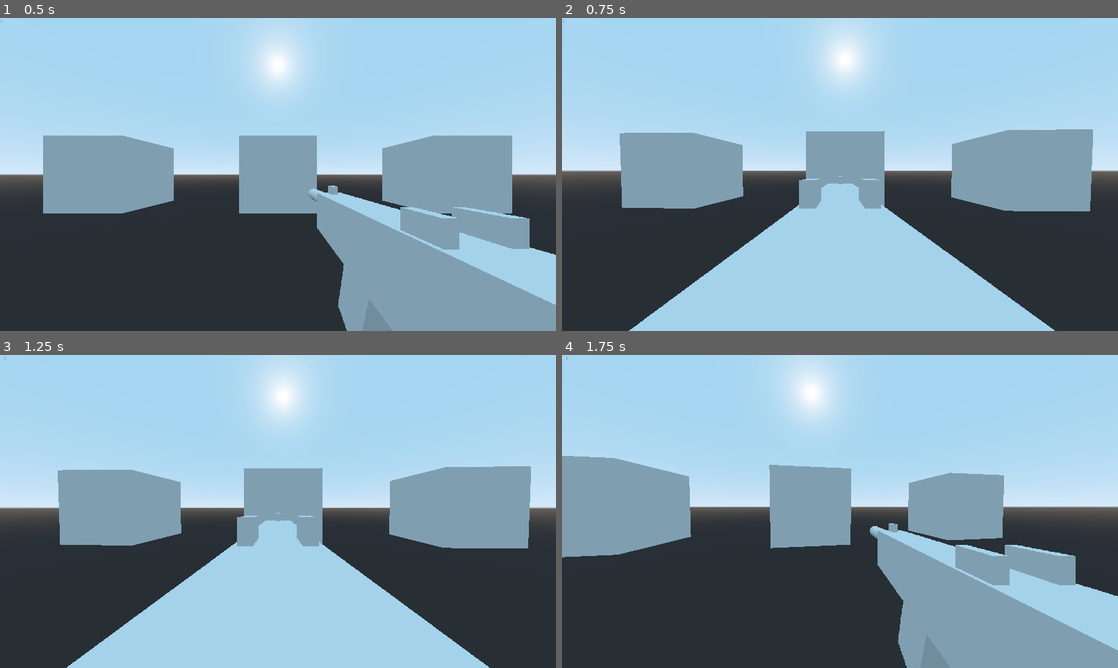
Above: before the commit, frames 1-4 (two rows, left to right).
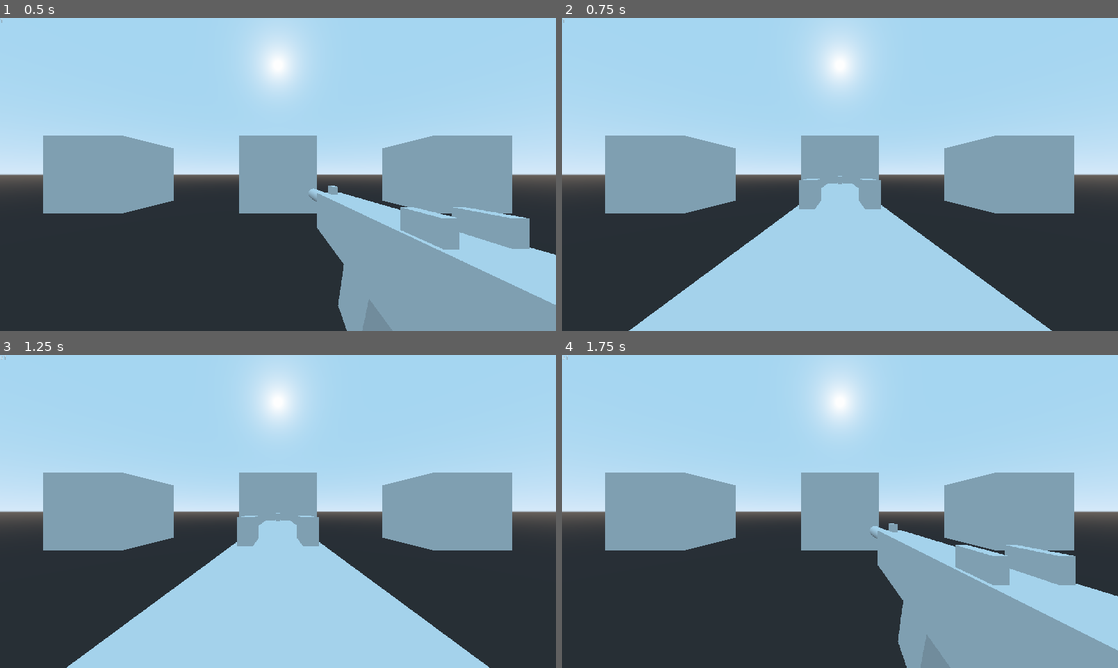
Above: after the commit, the same moments.

Repository: ringating/fps-test
Game: Godot game, scene res://scenes/3d_test_scene.tscn
Same seed, same stepped clock (60 frames per second), same inputs: the game is played once before the commit and once after it.
Inputs (mouse positions are in pixels of both pictures, inside the frame that each line leads up to):
- Up to frame 1 (0.5 s): no input
- Up to frame 2 (0.75 s): move the mouse to (834, 180) at 0.52 s; hold Right mouse button (ADS) from 0.53 s (still down)
- Up to frame 3 (1.25 s): keep holding Right mouse button (ADS)
- Up to frame 4 (1.75 s): tap Enter at 1.25 s; move the mouse to (878, 514) at 1.27 s; release Right mouse button (ADS) at 1.28 s; click (878, 514) at 1.35 s

Frame 1 is identical in both runs. In frame 2, 4.2% of the frame differs, in the area x 0-100%, y 11-100%; in frame 3, 4.1%; in frame 4, 14%, in the area x 0-100%, y 2-77%.

Commit message:
fixed fps cap script, broke mouse movement event handling

Diff:
--- a/scenes/3d_test_scene.tscn
+++ b/scenes/3d_test_scene.tscn
@@ -9,71 +9,34 @@
 [ext_resource path="res://scripts/viewmodel_sway.gd" type="Script" id=7]
 [ext_resource path="res://scripts/fire_weapon.gd" type="Script" id=8]
 [ext_resource path="res://scripts/print_fps_to_label.gd" type="Script" id=9]
-
-[sub_resource type="CubeMesh" id=1]
+[ext_resource path="res://scripts/toggle_fps_cap.gd" type="Script" id=10]
 
 [sub_resource type="CubeMesh" id=2]
 
 [sub_resource type="CylinderMesh" id=3]
 
+[sub_resource type="CubeMesh" id=1]
+
 [node name="root_spatial" type="Spatial"]
 script = ExtResource( 1 )
 
-[node name="main_camera" type="Camera" parent="."]
+[node name="mouse_look" type="Spatial" parent="."]
+script = ExtResource( 2 )
+
+[node name="main_camera" type="Camera" parent="mouse_look"]
 transform = Transform( 1, 0, 0, 0, 1, 0, 0, 0, 1, 0, 1, 0 )
 current = true
 fov = 90.0
-script = ExtResource( 2 )
 
-[node name="Node" type="Node" parent="main_camera"]
+[node name="register_main_camera" type="Node" parent="mouse_look/main_camera"]
 script = ExtResource( 3 )
 
-[node name="MeshInstance" type="MeshInstance" parent="."]
-transform = Transform( 1, 0, 0, 0, 1, 0, 0, 0, 1, 0, 1, -5 )
-mesh = SubResource( 1 )
-material/0 = null
-
-[node name="MeshInstance6" type="MeshInstance" parent="."]
-transform = Transform( 1, 0, 0, 0, 1, 0, 0, 0, 1, 0, 1, 5 )
-mesh = SubResource( 1 )
-material/0 = null
-
-[node name="MeshInstance3" type="MeshInstance" parent="."]
-transform = Transform( 1, 0, 0, 0, 1, 0, 0, 0, 1, 5, 1, 0 )
-mesh = SubResource( 1 )
-material/0 = null
-
-[node name="MeshInstance4" type="MeshInstance" parent="."]
-transform = Transform( 1, 0, 0, 0, 1, 0, 0, 0, 1, -5, 1, 0 )
-mesh = SubResource( 1 )
-material/0 = null
-
-[node name="MeshInstance2" type="MeshInstance" parent="."]
-transform = Transform( 1, 0, 0, 0, 1, 0, 0, 0, 1, 5, 1, -5 )
-mesh = SubResource( 1 )
-material/0 = null
-
-[node name="MeshInstance8" type="MeshInstance" parent="."]
-transform = Transform( 1, 0, 0, 0, 1, 0, 0, 0, 1, 5, 1, 5 )
-mesh = SubResource( 1 )
-material/0 = null
-
-[node name="MeshInstance5" type="MeshInstance" parent="."]
-transform = Transform( 1, 0, 0, 0, 1, 0, 0, 0, 1, -5, 1, 5 )
-mesh = SubResource( 1 )
-material/0 = null
-
-[node name="MeshInstance7" type="MeshInstance" parent="."]
-transform = Transform( 1, 0, 0, 0, 1, 0, 0, 0, 1, -5, 1, -5 )
-mesh = SubResource( 1 )
-material/0 = null
-
-[node name="viewmodel_vp_container" type="ViewportContainer" parent="."]
+[node name="viewmodel_container" type="ViewportContainer" parent="."]
 margin_right = 1280.0
 margin_bottom = 720.0
 mouse_filter = 2
 
-[node name="viewmodel_viewport" type="Viewport" parent="viewmodel_vp_container"]
+[node name="viewmodel_viewport" type="Viewport" parent="viewmodel_container"]
 size = Vector2( 1280, 720 )
 own_world = true
 world = ExtResource( 4 )
@@ -81,58 +44,104 @@
 handle_input_locally = false
 render_target_update_mode = 3
 
-[node name="viewmodel_camera" type="Camera" parent="viewmodel_vp_container/viewmodel_viewport"]
+[node name="viewmodel_camera" type="Camera" parent="viewmodel_container/viewmodel_viewport"]
 transform = Transform( 1, 0, 0, 0, 1, 0, 0, 0, 1, 0, 1, 0 )
 environment = ExtResource( 5 )
 current = true
 fov = 90.0
 
-[node name="Node" type="Node" parent="viewmodel_vp_container/viewmodel_viewport/viewmodel_camera"]
+[node name="register_viewmodel_camera" type="Node" parent="viewmodel_container/viewmodel_viewport/viewmodel_camera"]
 script = ExtResource( 6 )
 
-[node name="gun_model_root" type="Spatial" parent="viewmodel_vp_container/viewmodel_viewport/viewmodel_camera"]
+[node name="gun_model_root" type="Spatial" parent="viewmodel_container/viewmodel_viewport/viewmodel_camera"]
 transform = Transform( 1, 0, 0, 0, 1, 0, 0, 0, 1, 0, -0.363, -0.698 )
 script = ExtResource( 7 )
 
-[node name="MeshInstance" type="MeshInstance" parent="viewmodel_vp_container/viewmodel_viewport/viewmodel_camera/gun_model_root"]
+[node name="MeshInstance" type="MeshInstance" parent="viewmodel_container/viewmodel_viewport/viewmodel_camera/gun_model_root"]
 transform = Transform( 0.139047, 0, 0, 0, 0.198476, 0, 0, 0, 1, 0, 0.0789787, 0 )
 mesh = SubResource( 2 )
 material/0 = null
 
-[node name="MeshInstance4" type="MeshInstance" parent="viewmodel_vp_container/viewmodel_viewport/viewmodel_camera/gun_model_root"]
+[node name="MeshInstance4" type="MeshInstance" parent="viewmodel_container/viewmodel_viewport/viewmodel_camera/gun_model_root"]
 transform = Transform( 0.0235357, 0, 0, 0, 0.0720178, 0, 0, 0, 0.0764464, 0, 0.291413, -0.893516 )
 mesh = SubResource( 2 )
 material/0 = null
 
-[node name="MeshInstance5" type="MeshInstance" parent="viewmodel_vp_container/viewmodel_viewport/viewmodel_camera/gun_model_root"]
+[node name="MeshInstance5" type="MeshInstance" parent="viewmodel_container/viewmodel_viewport/viewmodel_camera/gun_model_root"]
 transform = Transform( 0.0235357, 0, 0, 0, 0.0720178, 0, 0, 0, 0.0764464, 0.0977168, 0.291413, 0.260793 )
 mesh = SubResource( 2 )
 material/0 = null
 
-[node name="MeshInstance6" type="MeshInstance" parent="viewmodel_vp_container/viewmodel_viewport/viewmodel_camera/gun_model_root"]
+[node name="MeshInstance6" type="MeshInstance" parent="viewmodel_container/viewmodel_viewport/viewmodel_camera/gun_model_root"]
 transform = Transform( 0.0235357, 0, 0, 0, 0.0720178, 0, 0, 0, 0.0764464, -0.098, 0.291447, 0.261024 )
 mesh = SubResource( 2 )
 material/0 = null
 
-[node name="MeshInstance2" type="MeshInstance" parent="viewmodel_vp_container/viewmodel_viewport/viewmodel_camera/gun_model_root"]
+[node name="MeshInstance2" type="MeshInstance" parent="viewmodel_container/viewmodel_viewport/viewmodel_camera/gun_model_root"]
 transform = Transform( 0.0917916, 0, 0, 0, 0.368292, -0.0416038, 0, 0.102356, 0.149696, 0, -0.257973, -0.251114 )
 mesh = SubResource( 2 )
 material/0 = null
 
-[node name="MeshInstance3" type="MeshInstance" parent="viewmodel_vp_container/viewmodel_viewport/viewmodel_camera/gun_model_root"]
+[node name="MeshInstance3" type="MeshInstance" parent="viewmodel_container/viewmodel_viewport/viewmodel_camera/gun_model_root"]
 transform = Transform( 0.0836793, 0, 0, 0, -2.4335e-008, 0.0836793, 0, -0.556721, -3.65774e-009, 0, 0.173528, -1.22167 )
 mesh = SubResource( 3 )
 material/0 = null
 
-[node name="Node" type="Node" parent="viewmodel_vp_container/viewmodel_viewport/viewmodel_camera/gun_model_root"]
+[node name="Node" type="Node" parent="viewmodel_container/viewmodel_viewport/viewmodel_camera/gun_model_root"]
 script = ExtResource( 8 )
 
-[node name="ViewportContainer" type="ViewportContainer" parent="."]
-margin_right = 80.0
-margin_bottom = 40.0
+[node name="2D_UI_container" type="ViewportContainer" parent="."]
+margin_right = 1280.0
+margin_bottom = 720.0
 
-[node name="Label" type="Label" parent="ViewportContainer"]
+[node name="Label" type="Label" parent="2D_UI_container"]
 margin_right = 40.0
 margin_bottom = 14.0
-text = "asdf"
+text = "1234"
 script = ExtResource( 9 )
+
+[node name="terrain" type="Spatial" parent="."]
+editor/display_folded = true
+
+[node name="MeshInstance" type="MeshInstance" parent="terrain"]
+transform = Transform( 1, 0, 0, 0, 1, 0, 0, 0, 1, 0, 1, -5 )
+mesh = SubResource( 1 )
+material/0 = null
+
+[node name="MeshInstance6" type="MeshInstance" parent="terrain"]
+transform = Transform( 1, 0, 0, 0, 1, 0, 0, 0, 1, 0, 1, 5 )
+mesh = SubResource( 1 )
+material/0 = null
+
+[node name="MeshInstance3" type="MeshInstance" parent="terrain"]
+transform = Transform( 1, 0, 0, 0, 1, 0, 0, 0, 1, 5, 1, 0 )
+mesh = SubResource( 1 )
+material/0 = null
+
+[node name="MeshInstance4" type="MeshInstance" parent="terrain"]
+transform = Transform( 1, 0, 0, 0, 1, 0, 0, 0, 1, -5, 1, 0 )
+mesh = SubResource( 1 )
+material/0 = null
+
+[node name="MeshInstance2" type="MeshInstance" parent="terrain"]
+transform = Transform( 1, 0, 0, 0, 1, 0, 0, 0, 1, 5, 1, -5 )
+mesh = SubResource( 1 )
+material/0 = null
+
+[node name="MeshInstance8" type="MeshInstance" parent="terrain"]
+transform = Transform( 1, 0, 0, 0, 1, 0, 0, 0, 1, 5, 1, 5 )
+mesh = SubResource( 1 )
+material/0 = null
+
+[node name="MeshInstance5" type="MeshInstance" parent="terrain"]
+transform = Transform( 1, 0, 0, 0, 1, 0, 0, 0, 1, -5, 1, 5 )
+mesh = SubResource( 1 )
+material/0 = null
+
+[node name="MeshInstance7" type="MeshInstance" parent="terrain"]
+transform = Transform( 1, 0, 0, 0, 1, 0, 0, 0, 1, -5, 1, -5 )
+mesh = SubResource( 1 )
+material/0 = null
+
+[node name="fps_cap" type="Node" parent="."]
+script = ExtResource( 10 )
--- a/scripts/mouse_look.gd
+++ b/scripts/mouse_look.gd
@@ -22,6 +22,7 @@
 		aimDelta = Vector2.ZERO;
 
 func _unhandled_input(event):
+	print("event is %s" % event)
 	if event is InputEventMouseMotion:
 		mousePosDelta = event.get_relative()
 		mouseWarpDelta = (windowRes/2) - event.position
--- a/scripts/print_fps_to_label.gd
+++ b/scripts/print_fps_to_label.gd
@@ -1,8 +1,4 @@
 extends Label
-
-# Called when the node enters the scene tree for the first time.
-#func _ready():
-#	pass
 
 # Called every frame. 'delta' is the elapsed time since the previous frame.
 func _process(delta):
--- a/scripts/toggle_fps_cap.gd
+++ b/scripts/toggle_fps_cap.gd
@@ -1,14 +1,30 @@
-extends Spatial
+extends Node
 
-# this doesnt work at all...
+var targetFPS : float = 69 setget setTargetFPS
+
+var desired_delta : float = 1/targetFPS
+var wait : float = 0
+
+#var prev_delta : float = 0
+#var prev_wait_usec : int = 0
 
 # Called when the node enters the scene tree for the first time.
-func _ready():
-	print("initial force_fps: %d" % ProjectSettings.get_setting("debug/settings/fps/force_fps"))
-	ProjectSettings.set_setting("debug/settings/fps/force_fps", 10)
-	ProjectSettings.save()
-	print("force_fps: %d" % ProjectSettings.get_setting("debug/settings/fps/force_fps"))
+#func _ready():
+#	print("initial force_fps: %d" % ProjectSettings.get_setting("debug/settings/fps/force_fps"))
+#	ProjectSettings.set_setting("debug/settings/fps/force_fps", 10)
+#	ProjectSettings.save()
+#	print("force_fps: %d" % ProjectSettings.get_setting("debug/settings/fps/force_fps"))
 
 # Called every frame. 'delta' is the elapsed time since the previous frame.
 func _process(delta):
-	pass
+	#print("\ndelta: %f\ndesired_delta: %f\nwait: %f" % [delta, desired_delta, wait])
+	if(delta != 0):
+		wait = desired_delta - (delta - wait)
+		if(wait > 0):
+			OS.delay_usec(1000000 * wait)
+		else:
+			wait = 0
+
+
+func setTargetFPS(fps:float):
+	targetFPS = fps
--- a/scripts/viewmodel_sway.gd
+++ b/scripts/viewmodel_sway.gd
@@ -34,7 +34,7 @@
 
 # Called when the node enters the scene tree for the first time.
 func _ready():
-	mouseLook = get_node("/root/root_spatial/main_camera")
+	mouseLook = get_node("/root/root_spatial/mouse_look")
 
 
 # a rate of 1 should travel half the distance in 1 sec, a rate of 2 should go twice as fast
Not shown: 1 places in scenes/3d_test_scene.tscn that only renumber resources
Not shown, changed: todo.txt
